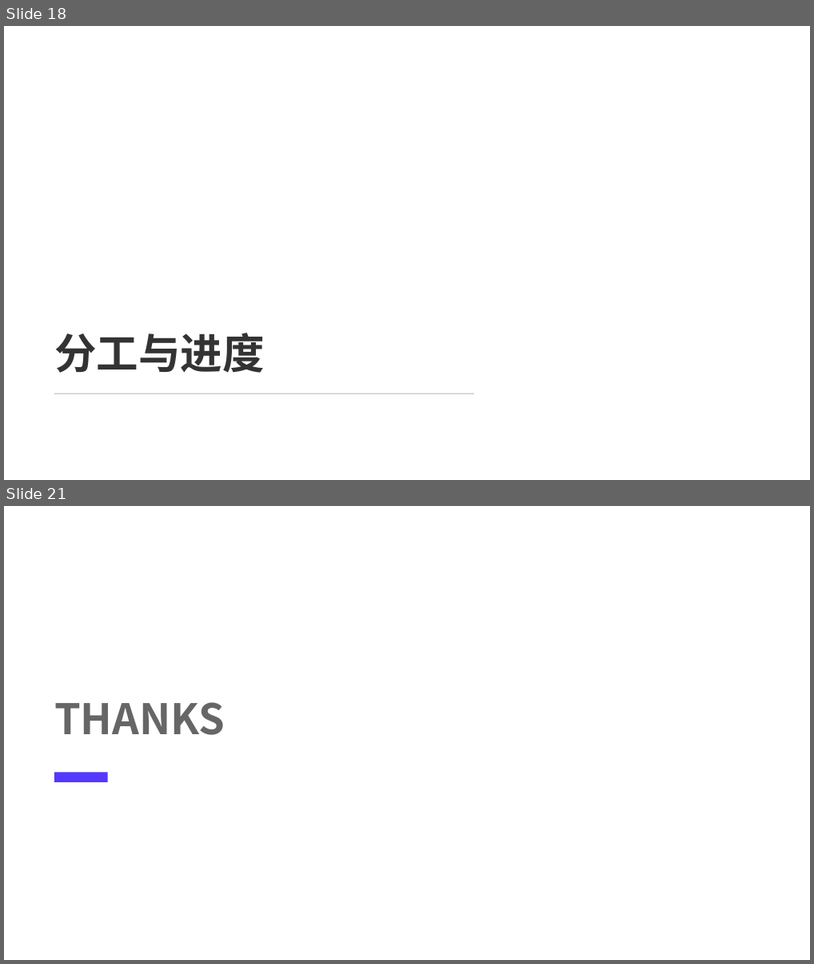
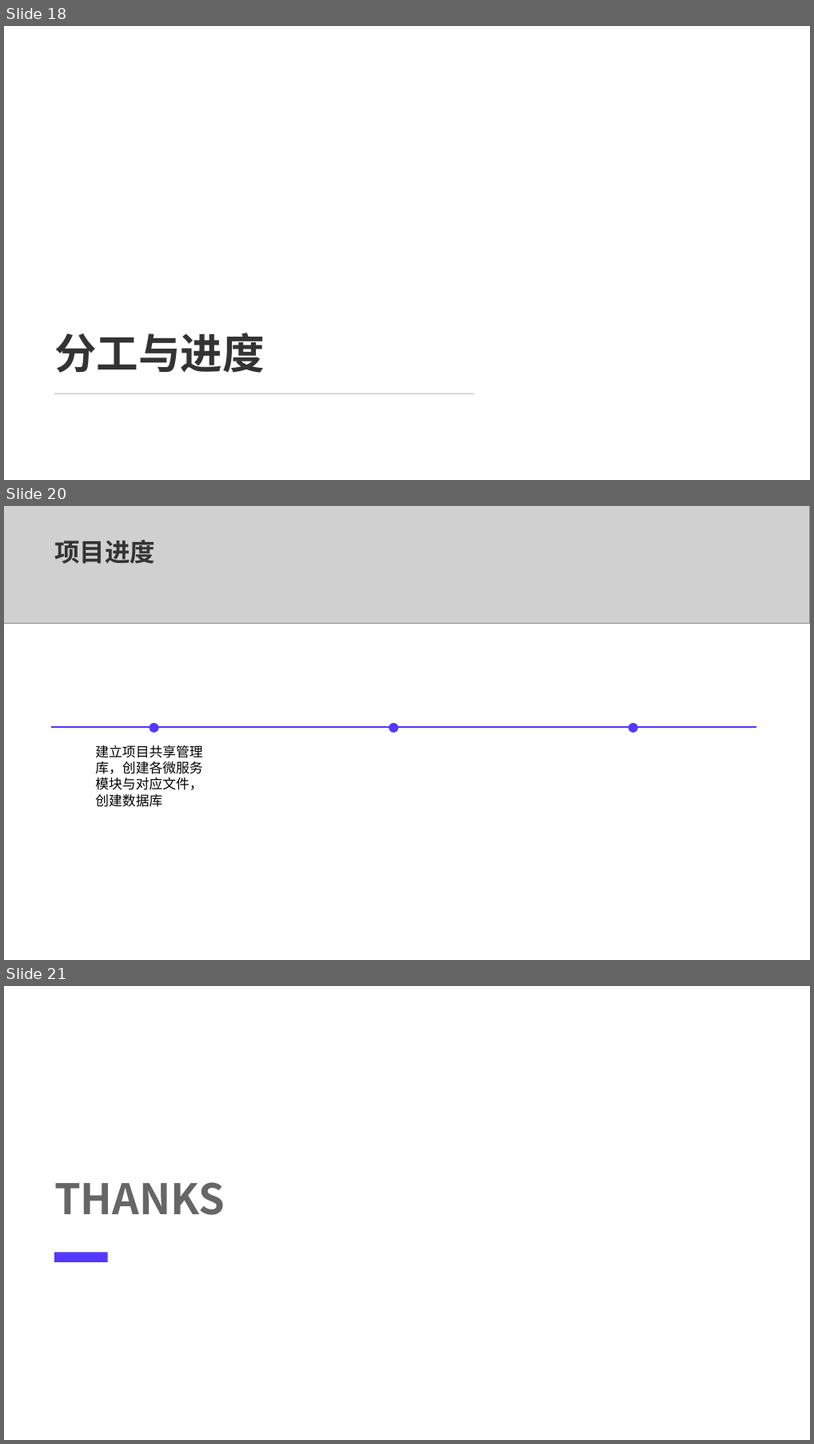
Before and after one commit to anymore131/mini-erp, a slide deck: 基于Spring Cloud的小型ERP系统设计.pptx. Shown one above the other, each under a label of ours: slides 18 and 21 before the commit, slides 18, 20 and 21 after it; the slides between them are not shown. The pictures are 814x964 and 814x1444 pixels, drawn with LibreOffice and Linux fonts; fonts in the diff are those of the drawing; grey boxes stand for pictures; background and template pictures are left out. Boxes give left, top, right and bottom in pixels: in the first picture for what was removed or moved away, otherwise in the second. Text is boxed around its words. In the diff, an @@ line names an element or a change of style, - is before the commit and + after.

Commit message:
分工进度

```diff
--- a/基于Spring Cloud的小型ERP系统设计.pptx
+++ b/基于Spring Cloud的小型ERP系统设计.pptx
@@ slide 20 added at (4,506,810,960), background #FFFFFF @@
@@ picture added at (4,506,810,624) @@
@@ text added at (54,540,155,564), 22.5 pt, text #333333, bold @@
+项目进度
@@ rectangle added at (50,726,756,728), fill #5438FF @@
@@ text added at (95,745,202,807), 12 pt, text #000000 @@
+建立项目共享管理库，创建各微服务模块与对应文件，创建数据库
@@ rounded rectangle added at (149,723,159,732), fill #5438FF @@
@@ rounded rectangle added at (389,723,398,732), fill #5438FF @@
@@ rounded rectangle added at (629,723,638,732), fill #5438FF @@
```
Also in this commit, not shown: 1 slide changed, 1 slide removed.
